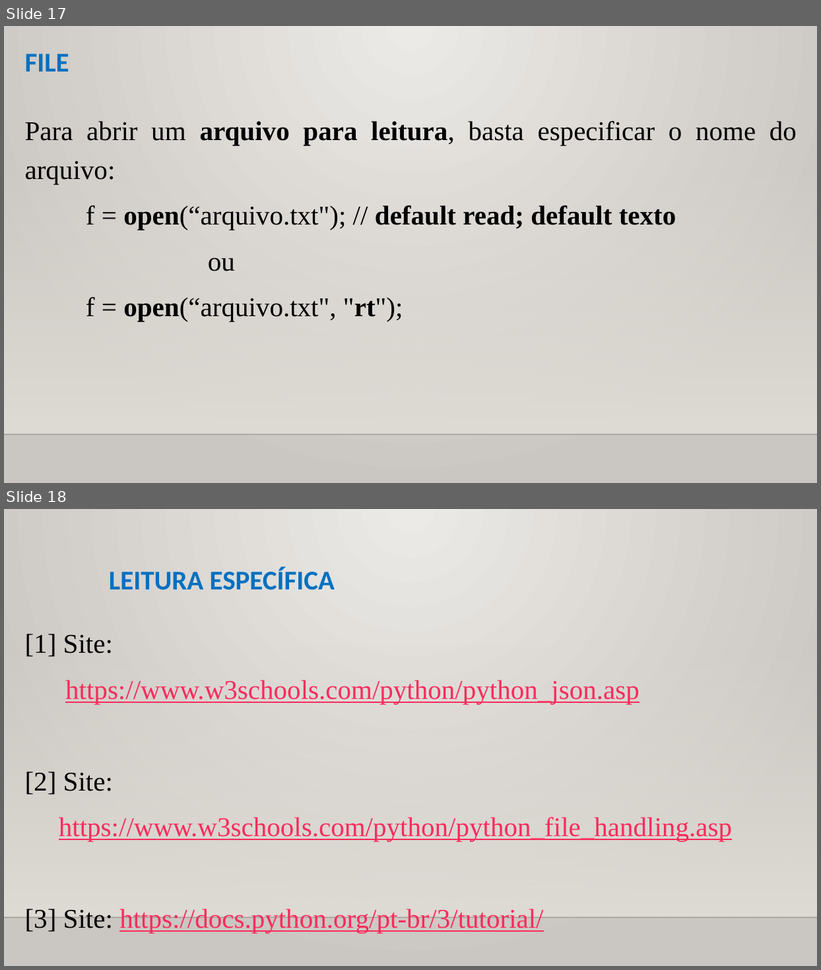
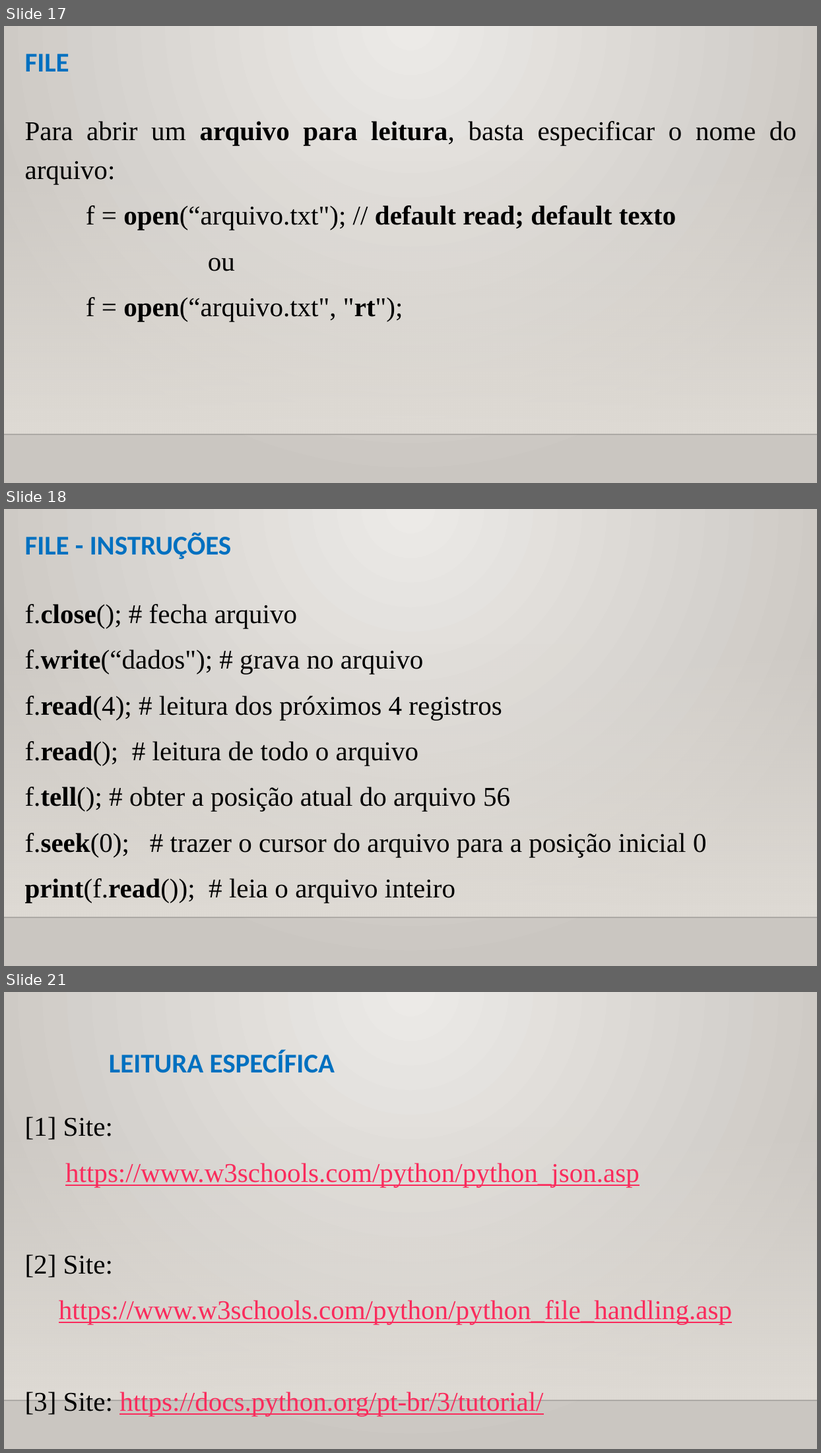
Before and after one commit to CloudEducationBrazil/WydenPythonParadigmas, a slide deck: 01 Classes/Aula 10 Programação Python - Arquivos e JSON.pptx. Shown one above the other, each under a label of ours: slides 17 and 18 before the commit, slides 17, 18 and 21 after it; the slides between them are not shown. The pictures are 821x970 and 821x1453 pixels, drawn with LibreOffice and Linux fonts; fonts in the diff are those of the drawing; background and template pictures are left out. Boxes give left, top, right and bottom in pixels: in the first picture for what was removed or moved away, otherwise in the second. Text is boxed around its words. In the diff, an @@ line names an element or a change of style, - is before the commit and + after.

```diff
--- a/01 Classes/Aula 10 Programação Python - Arquivos e JSON.pptx
+++ b/01 Classes/Aula 10 Programação Python - Arquivos e JSON.pptx
@@ slide 18 added at [4,509,817,966], background picture (left out); not listed: 2 template elements that a slide beside it also shows @@
@@ title added at [25,532,232,559], 24 pt, text #0070C0, bold @@
+FILE - INSTRUÇÕES
@@ text added at [25,604,707,903], 24 pt, text #000000 @@
+f.close(); # fecha arquivo
+f.write(“dados"); # grava no arquivo
+f.read(4); # leitura dos próximos 4 registros
+f.read(); # leitura de todo o arquivo
+f.tell(); # obter a posição atual do arquivo 56
+f.seek(0); # trazer o cursor do arquivo para a posição inicial 0
+print(f.read()); # leia o arquivo inteiro
@@ what was slide 18 is now slide 21 @@
```
Also in this commit, not shown: 2 other slides added, 2 other files.
